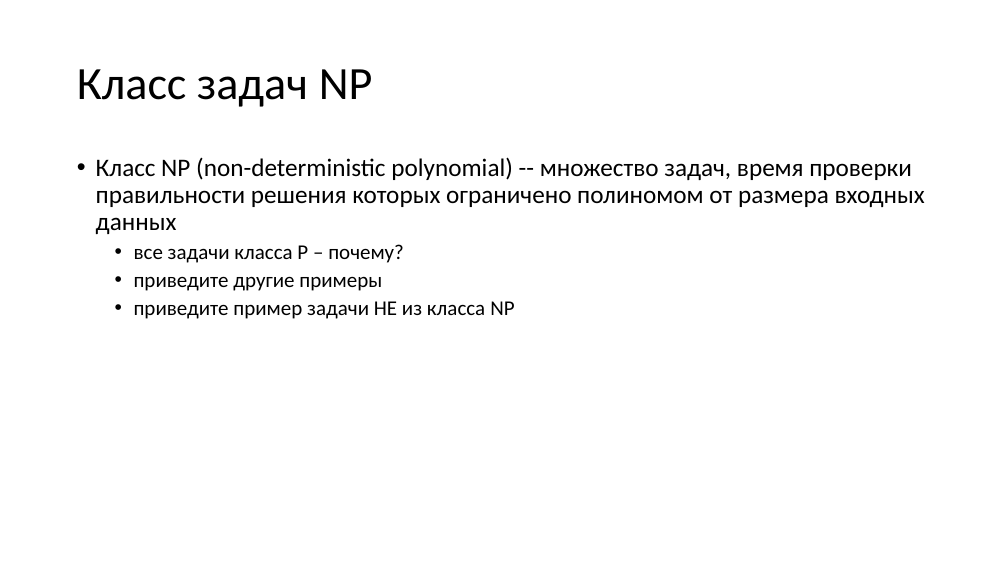
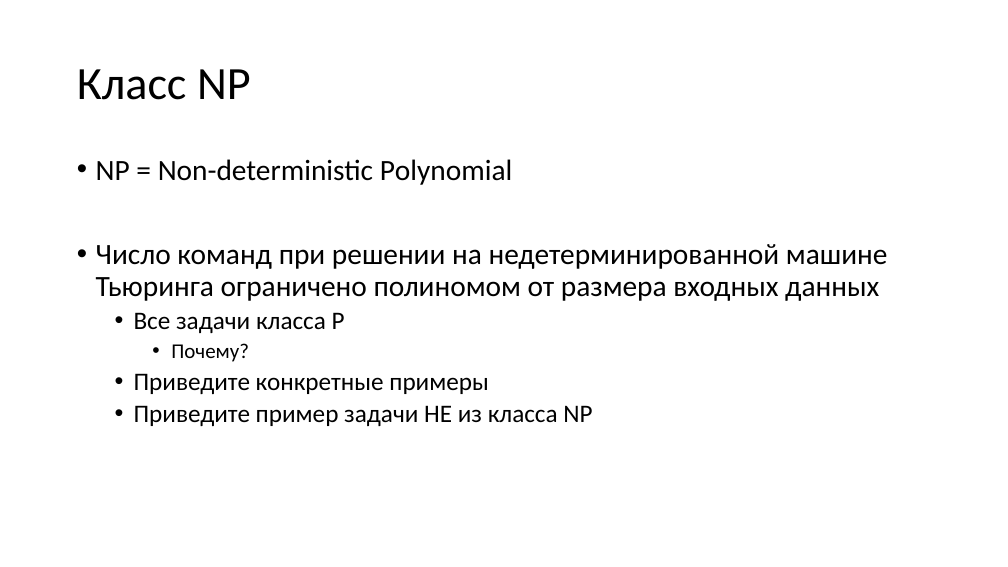
Before and after one commit to Evgueni-Petrov-aka-espetrov/Algorithms-and-Programming-in-C-pptx, a slide deck: slide 7 of 20 Алгоритмы с возвратом.pptx (slide 4 before the commit). Drawn at 1008x567 pixels with LibreOffice and Linux fonts; fonts in the diff are those of the drawing. Boxes give left, top, right and bottom in pixels: in the first picture for what was removed or moved away, otherwise in the second. Text is boxed around its words. In the diff, an @@ line names an element or a change of style, - is before the commit and + after.

```diff
--- a/20 Алгоритмы с возвратом.pptx
+++ b/20 Алгоритмы с возвратом.pptx
@@ title at (x1=77, y1=69, x2=251, y2=100): text changed @@
-Класс задач NP
+Класс NP
@@ text at (x1=96, y1=159, x2=888, y2=426): text changed; size 24 to 28 pt @@
-• Класс NP (non-deterministic polynomial) -- множество задач, время проверки правильности решения которых ограничено полиномом от размера входных данных
-  • все задачи класса Р – почему?
-  • приведите другие примеры
-  • приведите пример задачи НЕ из класса NP
+• NP = Non-deterministic Polynomial
+• Число команд при решении на недетерминированной машине Тьюринга ограничено полиномом от размера входных данных
+  • Все задачи класса Р
+    • Почему?
+  • Приведите конкретные примеры
+  • Приведите пример задачи НЕ из класса NP
```
Also in this commit, not shown: 21 other slides changed, 12 slides added, 14 slides removed.
